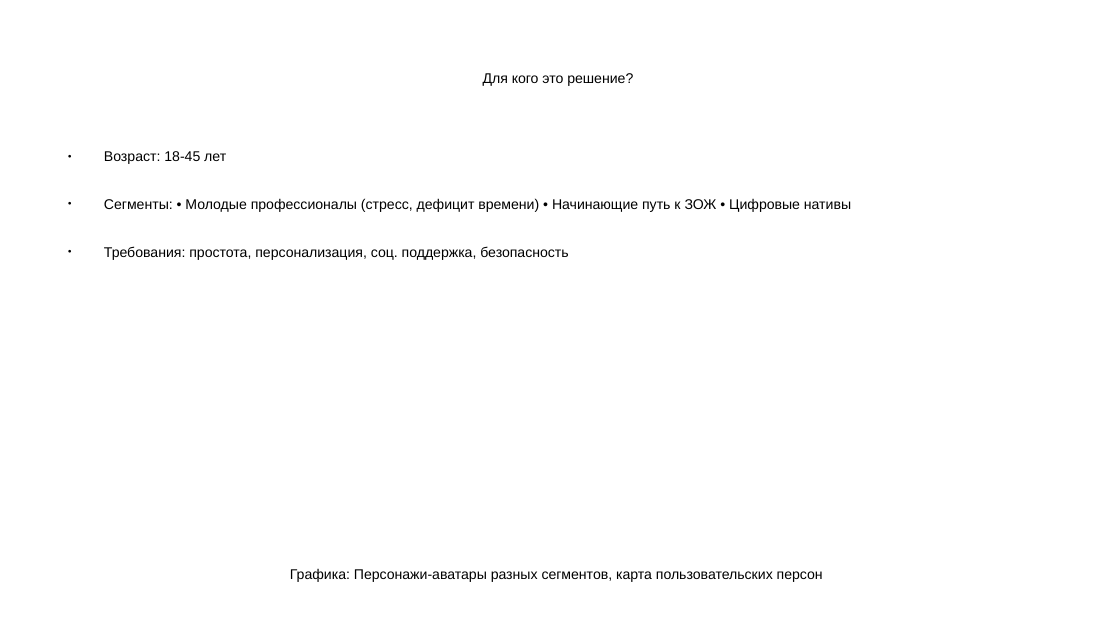
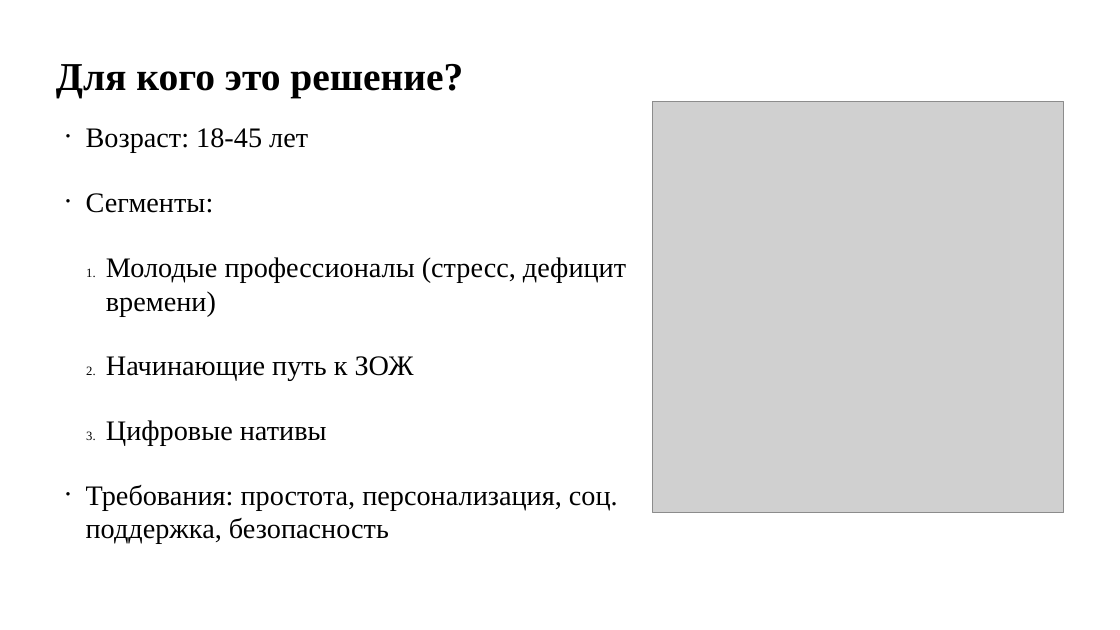
Before and after one commit to pagamov/pagamov_bot, a slide deck: slide 6 of docs/Гамов_Презентация Отчет НИР_26.pptx. Drawn at 1120x630 pixels with LibreOffice and Linux fonts; fonts in the diff are those of the drawing; grey boxes stand for pictures. Boxes give left, top, right and bottom in pixels: in the first picture for what was removed or moved away, otherwise in the second. Text is boxed around its words. In the diff, an @@ line names an element or a change of style, - is before the commit and + after.

```diff
--- a/docs/Гамов_Презентация Отчет НИР_26.pptx
+++ b/docs/Гамов_Презентация Отчет НИР_26.pptx
@@ title "Для кого это решение?" at [56, 64, 463, 98]: size 10 to 28 pt, font Arial to Times New Roman, bold on; alignment centre to left; line spacing 1 to 0.9 @@
@@ picture added at [652, 102, 1064, 513] @@
@@ text "Возраст: 18-45 лет": place and size @@
-text "Возраст: 18-45 лет" at [104, 151, 851, 260]
+text "Возраст: 18-45 лет" at [86, 128, 626, 510]
@@ text at [86, 128, 618, 510]: size 10 to 20 pt, font Arial to Times New Roman in "Возраст: 18-45 лет", "Требования: простота, персонализация, соц. поддержка, безопа ..."; bullet ● to •; line spacing 1 to 0.9 @@
@@ text at [86, 193, 626, 445]: text changed; size 10 to 20 pt; font Arial to Times New Roman @@
-● Сегменты: • Молодые профессионалы (стресс, дефицит времени) • Начинающие путь к ЗОЖ • Цифровые нативы
+• Сегменты:
+1. Молодые профессионалы (стресс, дефицит времени)
+2. Начинающие путь к ЗОЖ
+3. Цифровые нативы
@@ text removed at [290, 569, 823, 582] @@
-Графика: Персонажи-аватары разных сегментов, карта пользовательских персон
```
Also in this commit, not shown: 21 other slides changed, 2 slides removed, 2 other files.
